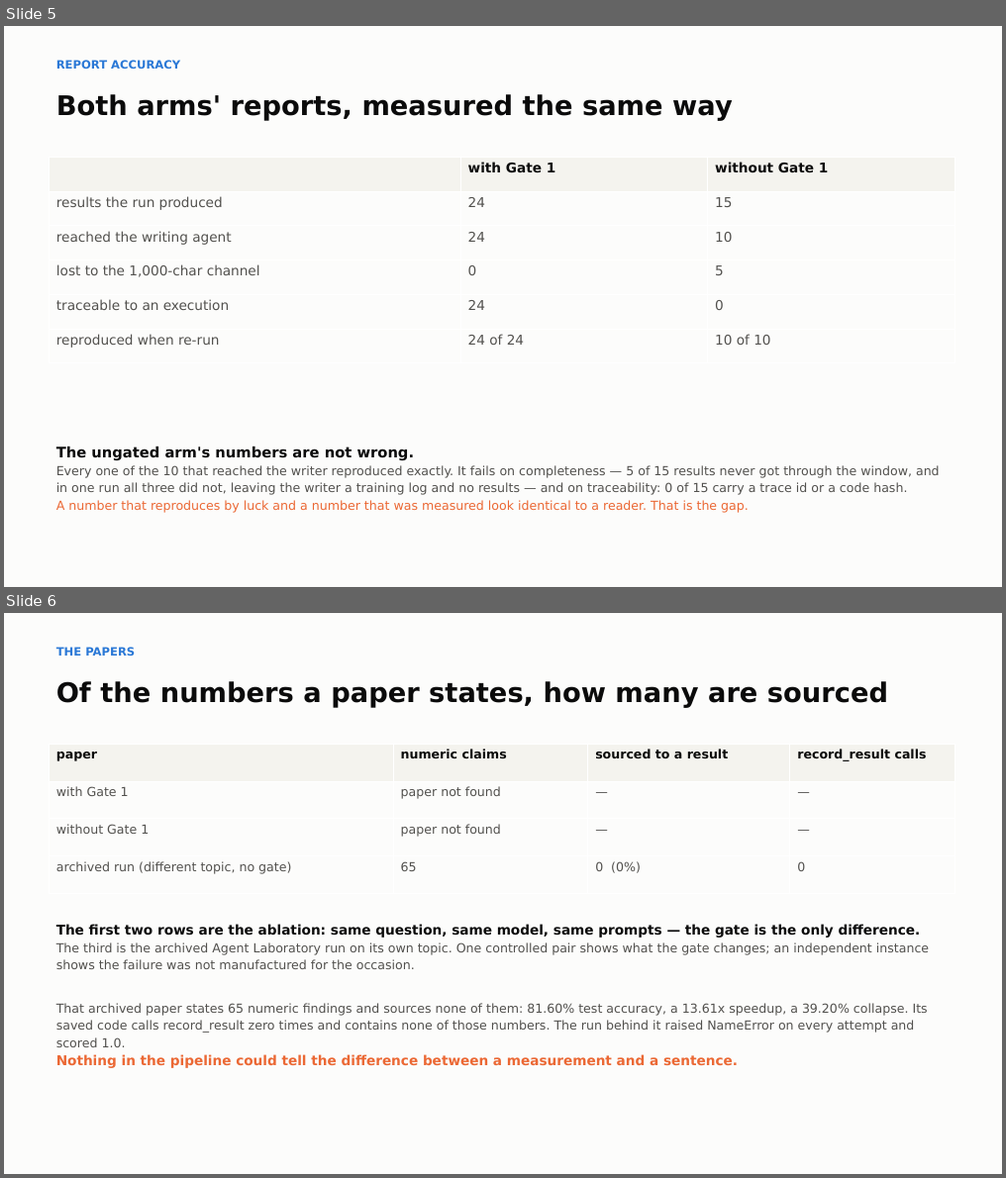
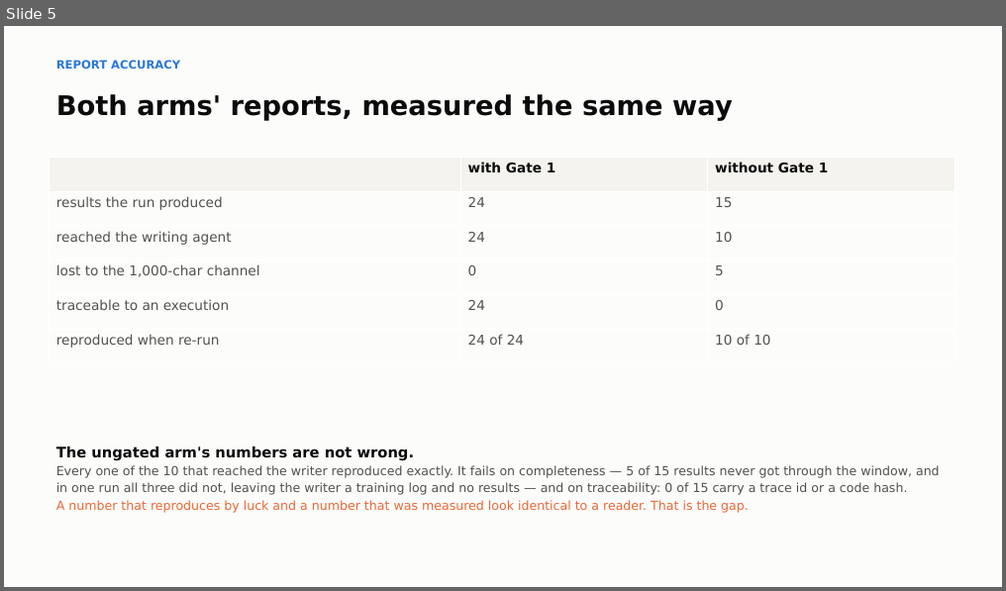
Before and after one commit to bananatruck/gates, a slide deck: reports/GATE1_DECK.pptx. Shown one above the other, each under a label of ours: slides 5 and 6 before the commit, slide 5 after it. The pictures are 1006x1178 and 1006x591 pixels, drawn with LibreOffice and Linux fonts; fonts in the diff are those of the drawing. Boxes give left, top, right and bottom in pixels: in the first picture for what was removed or moved away, otherwise in the second. Text is boxed around its words. In the diff, an @@ line names an element or a change of style, - is before the commit and + after.

```diff
--- a/reports/GATE1_DECK.pptx
+++ b/reports/GATE1_DECK.pptx
@@ slide 6 removed at (4,613,1002,1174), background #FCFCFB @@
@@ text removed at (56,647,135,656) @@
-THE PAPERS
@@ text removed at (56,681,888,708) @@
-Of the numbers a paper states, how many are sourced
@@ table removed at (49,744,954,894), 4 rows, 4 columns @@
-paper | numeric claims | sourced to a result | record_result calls
-with Gate 1 | paper not found | — | —
-without Gate 1 | paper not found | — | —
-archived run (different topic, no gate) | 65 | 0 (0%) | 0
@@ text removed at (56,924,929,1068) @@
-The first two rows are the ablation: same question, same model, same prompts — the gate is the only difference.
-The third is the archived Agent Laboratory run on its own topic. One controlled pair shows what the gate changes; an independent instance shows the failure was not manufactured for the occasion.
-That archived paper states 65 numeric findings and sources none of them: 81.60% test accuracy, a 13.61x speedup, a 39.20% collapse. Its saved code calls record_result zero times and contains none of those numbers. The run behind it raised NameError on every attempt and scored 1.0.
-Nothing in the pipeline could tell the difference between a measurement and a sentence.
```
Also in this commit, not shown: 2 slides changed, 1 slide added, 7 other files.
